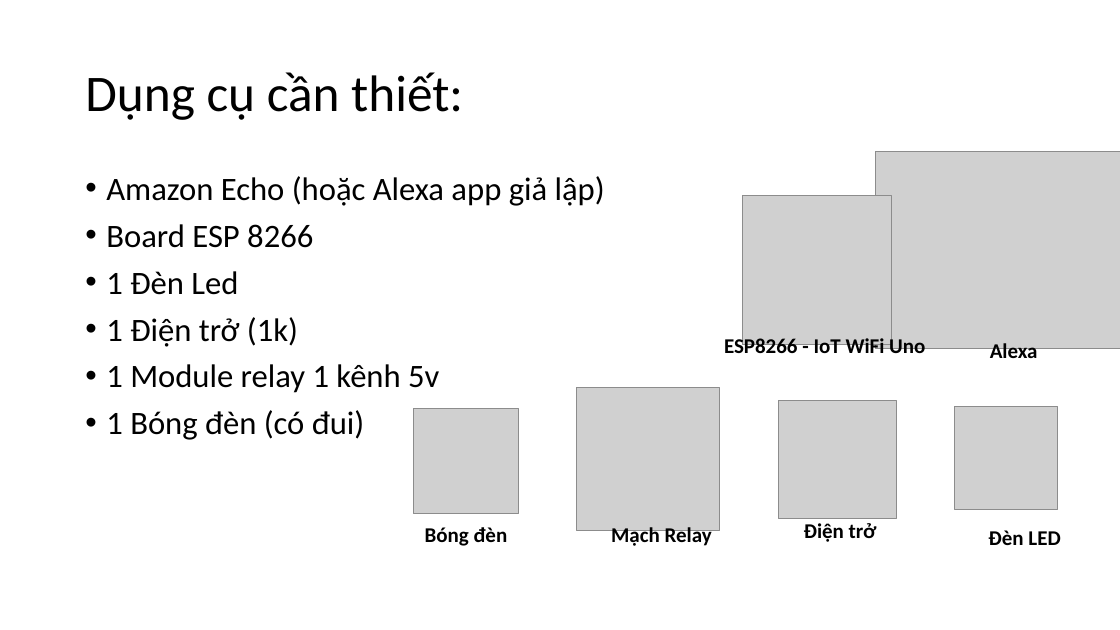
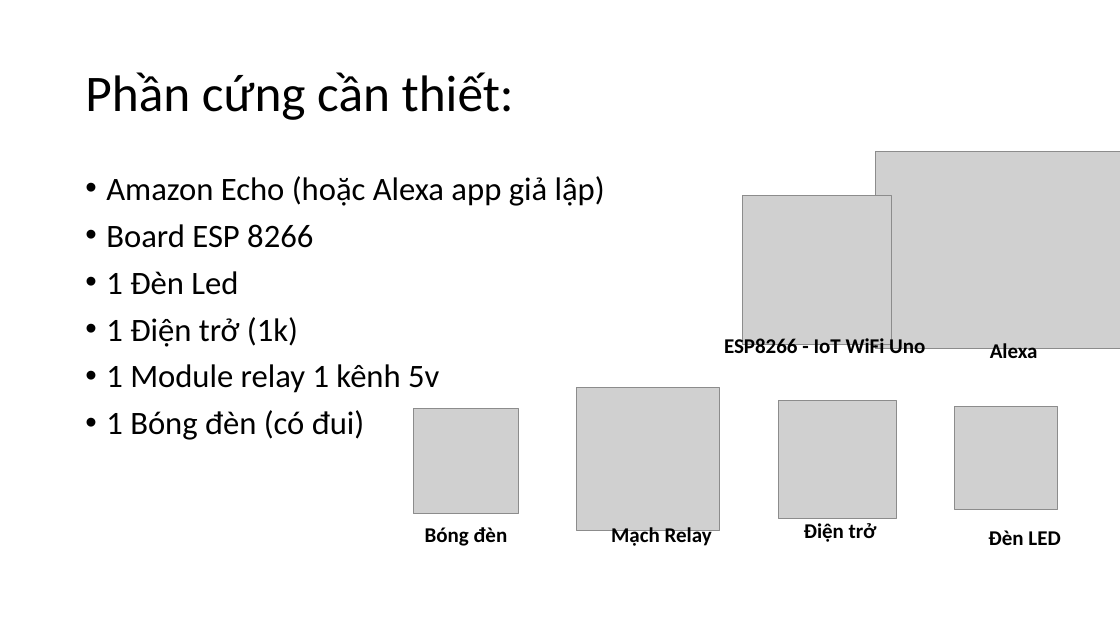
Before and after one commit to Huong-nt/EduMall-KhoaHocIOT, a slide deck: slide 2 of 14-15. Smart Light/Đèn thông minh phần 1 Tạo một thiết bị kết nối với AWS IOT core.pptx. Drawn at 1120x630 pixels with LibreOffice and Linux fonts; fonts in the diff are those of the drawing; grey boxes stand for pictures. Boxes give left, top, right and bottom in pixels: in the first picture for what was removed or moved away, otherwise in the second. Text is boxed around its words. In the diff, an @@ line names an element or a change of style, - is before the commit and + after.

```diff
--- a/14-15. Smart Light/Đèn thông minh phần 1 Tạo một thiết bị kết nối với AWS IOT core.pptx
+++ b/14-15. Smart Light/Đèn thông minh phần 1 Tạo một thiết bị kết nối với AWS IOT core.pptx
@@ title at (x1=85, y1=72, x2=514, y2=120): text changed @@
-Dụng cụ cần thiết:
+Phần cứng cần thiết:
```
Also in this commit, not shown: 4 slides added, 2 other files.
